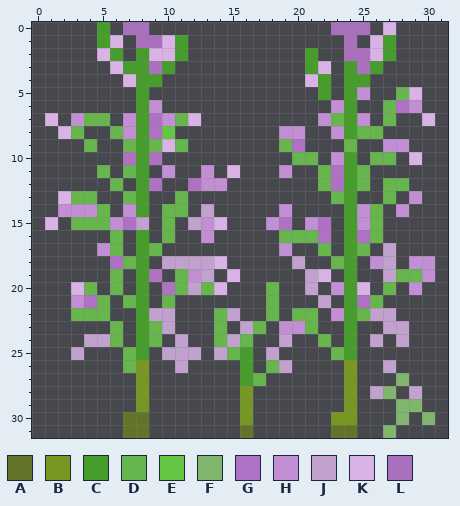
Pixel-art sprite: ecology_resource_pack/textures/blocks/crops/herb/herb_stage_3.png. The picture above was drawn from the file before the commit.
The file is 32x32 pixels. Colours within 5 levels of each other are drawn and written as one.
Palette (. is transparent): A #637429  B #779723  C #479d2b  D #66b54d  E #65c645  F #7fb56d  G #af71c4  H #c28ed4  J #c1a1ce  K #d9b3e6  L #aa70bd
Pixels before, first column x 1:
 0 ....C.LL..............LLL.K...
 1 ....CK.LLKC............L.KC...
 2 ....KC.CKKC.........C..LLKC...
 3 .....KCCLC..........CK.CLC....
 4 ......KCC...........KC.CC.....
 5 .......C.............C.CH..DK.
 6 .......CH.............HC..DGH.
 7 K.HDD.HCGHDK.........HDCH.D..K
 8 .KD..DHCGE........HH..HCDD....
 9 ...D..DCDKD.......DG...D..HH..
10 ......GCG..........DD.HC.DD.K.
11 ....D.DC.H..H.K...H..DGCD.....
12 .....D.CG..GHH.......DGCD.DD..
13 .KDD..DC..D...........DC..D.H.
14 .HHHD.HC.DD.J.....H....CHD.H..
15 K.DDDHGJ.D.JHK...HG.HG.CHD....
16 .....D.C.D..H.....DDDG.CGD....
17 ....HD.CD.........H..D.CD.J...
18 .....GDC.JJJJK.....J..DC.HJ.HH
19 .....D.CG.DHJ.K.....JK.C..JDDH
20 ..KD.D.C.GDJDK...D..J.HCK.D.H.
21 ..HGD.DC.D.......D...J.CGD....
22 ..DDD..CJJ...DJ..D.DD.HCDJJ...
23 .....D.CDJ...D.JD.HHD..C..JJ..
24 ...JJD.CD.J..DJD..J..D.C.J.J..
25 ..J...DC.JJJ.JDC.J....DC......
26 ......DB..J....C.DJ....B..J...
27 .......B.......CD......B...F..
28 .......B.......B.......B.JF.J.
29 .......B.......B.......B...FF.
30 ......AA.......B......BB...F.F
31 ......AA.......A......AA..F...
Once edited:
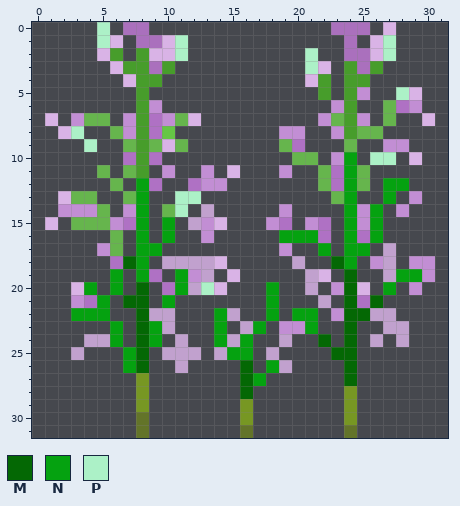
Colours new in this view: M #046804  N #05a210  P #acf1c7
Changes in this commit:
Changed rows in their new state; - is an unchanged pixel.
first column x 3:
 0 --P-------------------------
 1 --P-----P---------------P---
 2 --------P---------P-----P---
 3 ------------------P---------
 5 -------------------------P--
 8 P---------------------------
 9 -P--------------------------
10 ---------------------N-PP---
11 ---------------------N------
12 -----N---------------N--NN--
13 -----N--PP-----------N--N---
14 -----N--P------------N-N----
15 -----N-N-------------N-N----
16 -----N-N--------NNN--N-N----
17 -----NN------------N-NN-----
18 ----MN--------------MN------
19 ---N-N--N------------M---NN-
20 -N-N-M--N-P----N-----M--N---
21 --N-MM-N-------N-----M-M----
22 NNN--M-----N---N-NN--MM-----
23 ---N-MN----N--N---N--M------
24 ---N-MN----N-N-----M-M------
25 ----NM------NN------MM------
26 ----NM-------M-N-----M--.---
27 -------------MN------M---.--
28 -------------M---------..-.-
29 -------------------------..-
30 ----.---------------.----.-.
31 ----.---------------.---.---
Where, in picture pixels (left, top, right, bottom), the same in both pictures:
changed: (97, 22, 110, 48)
changed: (175, 35, 188, 61)
changed: (383, 35, 409, 100)
changed: (305, 48, 318, 74)
changed: (71, 126, 435, 438)
